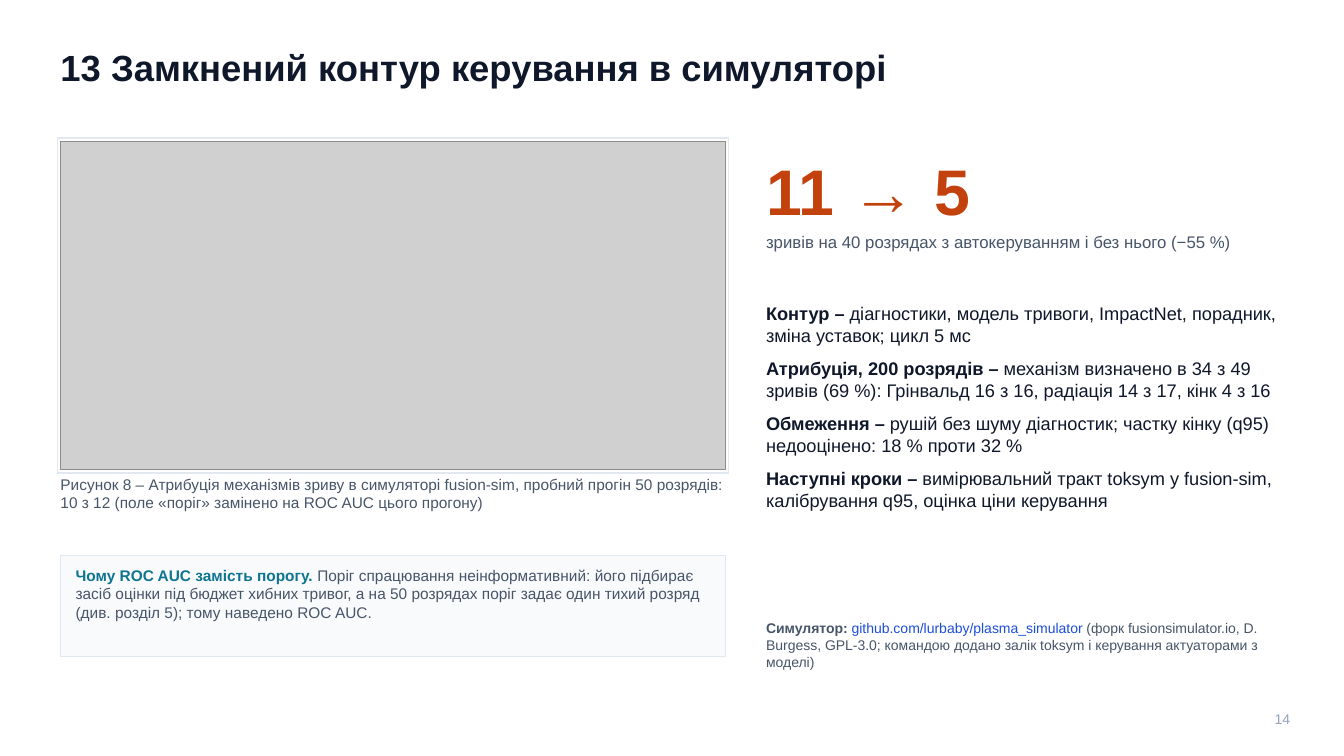
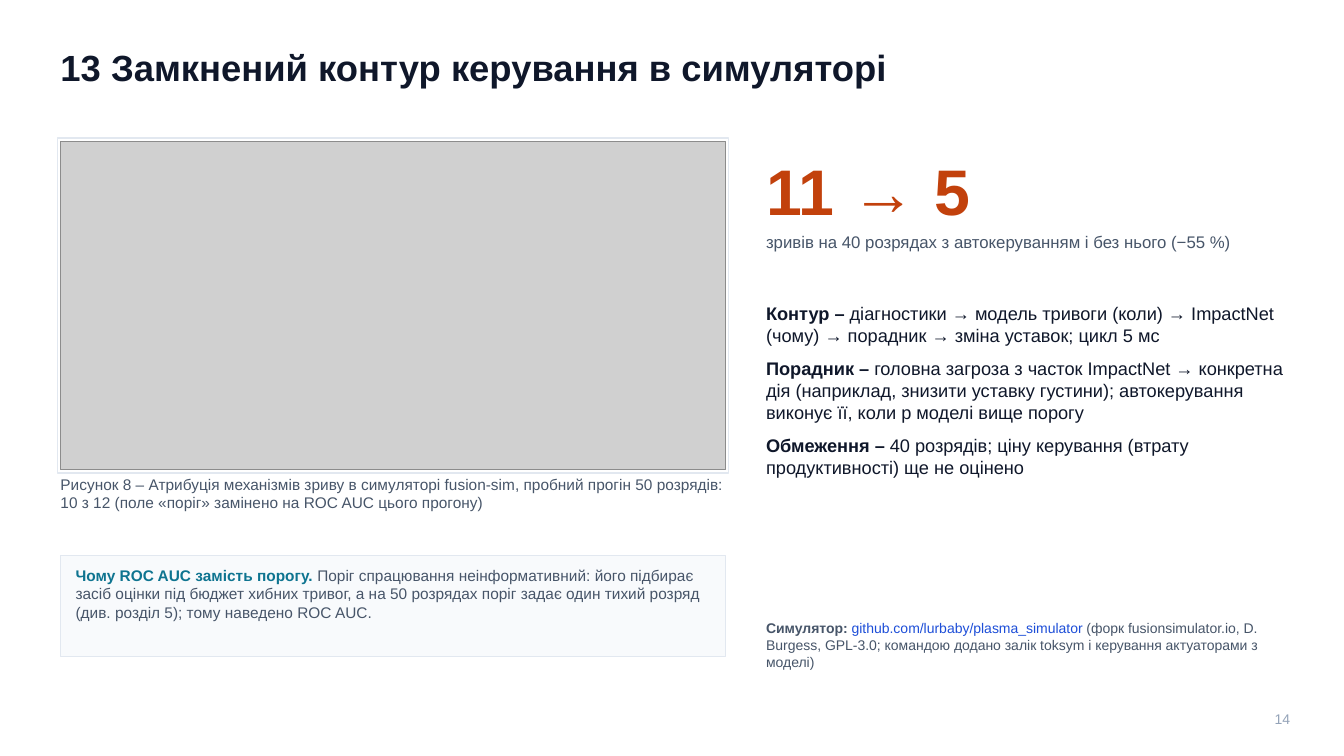
Before and after one commit to llllenah/plasma-disruption-prediction, a slide deck: slide 14 of docs/presentation.pptx. Drawn at 1344x756 pixels with LibreOffice and Linux fonts; fonts in the diff are those of the drawing; grey boxes stand for pictures. Boxes give left, top, right and bottom in pixels: in the first picture for what was removed or moved away, otherwise in the second. Text is boxed around its words. In the diff, an @@ line names an element or a change of style, - is before the commit and + after.

Commit message:
Deck: one slide for all tried models, transfer to the fusion-sim engine
Appendix model cards replaced by a single screenshot grid; new section on the
200-discharge fusion-sim run (alarm ROC AUC 0.902 at 0.1 s without retraining,
ImpactNet 34 / 49 with kink saturating to Greenwald). Run summary in results/.

```diff
--- a/docs/presentation.pptx
+++ b/docs/presentation.pptx
@@ text at (766,306,1283,478): text changed @@
-Контур – діагностики, модель тривоги, ImpactNet, порадник, зміна уставок; цикл 5 мс
-Атрибуція, 200 розрядів – механізм визначено в 34 з 49 зривів (69 %): Грінвальд 16 з 16, радіація 14 з 17, кінк 4 з 16
-Обмеження – рушій без шуму діагностик; частку кінку (q95) недооцінено: 18 % проти 32 %
-Наступні кроки – вимірювальний тракт toksym у fusion-sim, калібрування q95, оцінка ціни керування
+Контур – діагностики → модель тривоги (коли) → ImpactNet (чому) → порадник → зміна уставок; цикл 5 мс
+Порадник – головна загроза з часток ImpactNet → конкретна дія (наприклад, знизити уставку густини); автокерування виконує її, коли p моделі вище порогу
+Обмеження – 40 розрядів; ціну керування (втрату продуктивності) ще не оцінено
```
Also in this commit, not shown: 3 other slides changed, 2 slides added, 8 slides removed, 6 other files.
